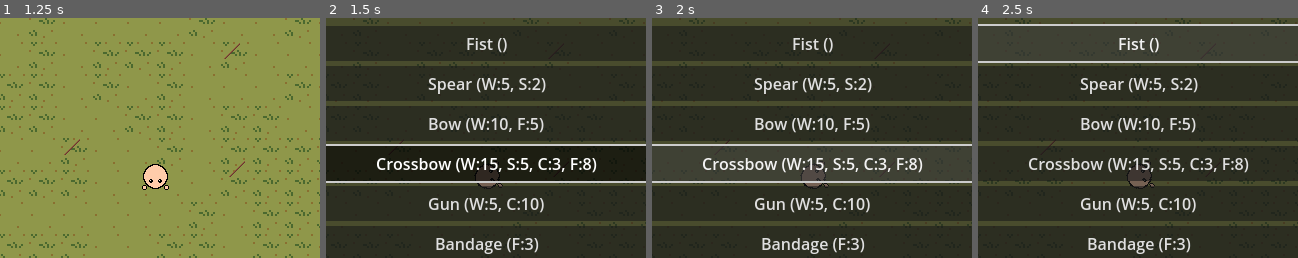
Above: before the commit, frames 1-4 (left to right).
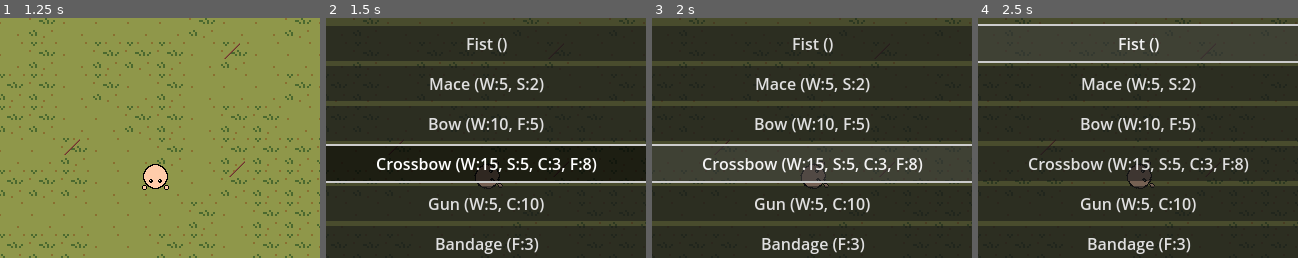
Above: after the commit, the same moments.

Repository: wondertrash/zombwio
Game: Godot game, scene res://startmenu.tscn
Two runs of this game, one before a commit and one after it. Both use one fixed random seed, a clock stepped at 60 frames per second and the inputs below.
Inputs (mouse positions are % of the whole screen's width and height, from its top left):
- Up to frame 1 (1.25 s): click "Play" at 0.5 s
- Up to frame 2 (1.5 s): tap Enter at 1.25 s; move the mouse to (72, 45) at 1.27 s; hold D (right) from 1.28 s (still down); tap C (craft) at 1.35 s; click (72, 45) at 1.42 s
- Up to frame 3 (2 s): keep holding D (right)
- Up to frame 4 (2.5 s): release D (right) at 2 s; click "Fist ()" at 2 s
The pictures show only the part of the screen within x 26-76%, y 17-67%; the shares and areas given below are measured in that part.

Frame 1 is identical in both runs. In frame 2, 1.1% of the frame differs, in the area x 31-69%, y 25-32%; in frame 3, 1.1%; in frame 4, 1.1%.

Commit message:
attack sprites

Diff:
--- a/zombwio/craftingui.gd
+++ b/zombwio/craftingui.gd
@@ -4,7 +4,7 @@
 var is_open: bool = false
 var recipes = {
 	"Fist": {"wood": 0, "stone": 0, "copper": 0, "fiber": 0, "damage": 10, "range": 25, "type": "melee"},
-	"Spear": {"wood": 5, "stone": 2, "copper": 0, "fiber": 0, "damage": 20, "range": 35, "type": "melee"},
+	"Mace": {"wood": 5, "stone": 2, "copper": 0, "fiber": 0, "damage": 20, "range": 35, "type": "melee"},
 	"Bow": {"wood": 10, "stone": 0, "copper": 0, "fiber": 5, "damage": 40, "range": 200, "type": "bow"},
 	"Crossbow": {"wood": 15, "stone": 5, "copper": 3, "fiber": 8, "damage": 60, "range": 250, "type": "crossbow"},
 	"Gun": {"wood": 5, "stone": 0, "copper": 10, "fiber": 0, "damage": 80, "range": 300, "type": "gun"},
@@ -58,19 +58,28 @@
 		player.inventory["copper"] -= recipe["copper"]
 		player.inventory["fiber"] -= recipe["fiber"]
 		if recipe["type"] == "melee" or recipe["type"] == "bow" or recipe["type"] == "gun":
-			player.current_weapon = recipe["type"]
+			if item_name == "Mace":
+				player.current_weapon = "mace"
+			elif item_name == "Bow":
+				player.current_weapon = "bow"
+			elif item_name == "Crossbow":
+				player.current_weapon = "crossbow"
+			elif item_name == "Gun":
+				player.current_weapon = "gun"
+			else:
+				player.current_weapon = "fist"
 			player.attack_damage = recipe["damage"]
 			player.attack_range = recipe["range"]
 		elif recipe["type"] == "heal":
 			if item_name == "Bandage":
 				player.current_health += 60
-			else:
+			elif item_name == "Health Potion":
 				player.current_health += 200
 			player.current_health = clamp(player.current_health, 0, player.max_health)
 		elif recipe["type"] == "armour":
 			if item_name == "Copper Armour":
 				player.max_health += 100
-			else:
+			elif item_name == "Leather Armour":
 				player.max_health += 50
 		panel.modulate = Color(0.5, 1, 0.5)
 		await get_tree().create_timer(0.2).timeout
--- a/zombwio/player.gd
+++ b/zombwio/player.gd
@@ -20,6 +20,13 @@
 var survival_time: float = 0.0
 var is_invincible: bool = false
 var near_campfire: bool = false
+var is_attacking: bool = false
+var attack_sprite: Sprite2D = null
+var idle_sprite: Sprite2D = null
+var mace_sprite: Sprite2D
+var bow_sprite: Sprite2D
+var crossbow_sprite: Sprite2D
+var gun_sprite: Sprite2D
 var campfire_hunger_multiplier: float = 0.2
 var cardinal_direction: Vector2 = Vector2.DOWN
 var speed_multiplier: float = 1.0
@@ -35,6 +42,29 @@
 func _ready():
 	add_to_group("player")
 	current_health = max_health
+	idle_sprite = Sprite2D.new()
+	idle_sprite.texture = load("res://images/player.png")
+	add_child(idle_sprite)
+	attack_sprite = Sprite2D.new()
+	attack_sprite.texture = load("res://images/hands_attack.png")
+	attack_sprite.visible = false
+	add_child(attack_sprite)
+	mace_sprite = Sprite2D.new()
+	mace_sprite.texture = load("res://images/mace.png")
+	mace_sprite.visible = false
+	add_child(mace_sprite)
+	bow_sprite = Sprite2D.new()
+	bow_sprite.texture = load("res://images/bow.png")
+	bow_sprite.visible = false
+	add_child(bow_sprite)
+	crossbow_sprite = Sprite2D.new()
+	crossbow_sprite.texture = load("res://images/crossbow.png")
+	crossbow_sprite.visible = false
+	add_child(crossbow_sprite)
+	gun_sprite = Sprite2D.new()
+	gun_sprite.texture = load("res://images/gun.png")
+	gun_sprite.visible = false
+	add_child(gun_sprite)
 	var map_size = Vector2(5120, 3840)
 	global_position = Vector2(
 		randf_range(16, map_size.x - 16),
@@ -87,9 +117,22 @@
 		_perform_attack()
 func _perform_attack():
 	can_attack = false
-	if current_weapon == "bow" or current_weapon == "crossbow" or current_weapon == "gun":
+	is_attacking = true
+	idle_sprite.visible = false
+	if current_weapon == "gun":
+		gun_sprite.visible = true
 		shoot_projectile()
+	elif current_weapon == "crossbow":
+		crossbow_sprite.visible = true
+		shoot_projectile()
+	elif current_weapon == "bow":
+		bow_sprite.visible = true
+		shoot_projectile()
+	elif current_weapon == "mace":
+		mace_sprite.visible = true
+		melee_attack()
 	else:
+		attack_sprite.visible = true
 		melee_attack()
 	var cooldown = 0.5
 	if current_weapon == "bow" or current_weapon == "crossbow":
@@ -97,6 +140,13 @@
 	elif current_weapon == "gun":
 		cooldown = 1.6
 	await get_tree().create_timer(cooldown).timeout
+	is_attacking = false
+	attack_sprite.visible = false
+	mace_sprite.visible = false
+	bow_sprite.visible = false
+	crossbow_sprite.visible = false
+	gun_sprite.visible = false
+	idle_sprite.visible = true
 	can_attack = true
 func take_damage(amount: float):
 	if is_invincible:
@@ -148,12 +198,15 @@
 	projectile.direction = global_position.direction_to(get_global_mouse_position())
 	projectile.rotation = projectile.direction.angle()
 	if current_weapon == "gun":
+		gun_sprite.visible = true
 		projectile.projectile_type = "bullet"
 		projectile.damage = 80
 	elif current_weapon == "crossbow":
+		crossbow_sprite.visible = true
 		projectile.projectile_type = "bolt"
 		projectile.damage = 50
 	elif current_weapon == "bow":
+		bow_sprite.visible = true
 		projectile.projectile_type = "arrow"
 		projectile.damage = 40
 	get_parent().add_child(projectile)
@@ -162,4 +215,4 @@
 	current_health = clamp(current_health, 0, max_health)
 func set_near_campfire(value: bool):
 	near_campfire = value
-#add attack anims and states
+#arch for melee weapons
--- a/zombwio/player.tscn
+++ b/zombwio/player.tscn
@@ -1,8 +1,6 @@
-[gd_scene load_steps=5 format=3 uid="uid://deufn2gdbfua0"]
+[gd_scene load_steps=3 format=3 uid="uid://deufn2gdbfua0"]
 
-[ext_resource type="Texture2D" uid="uid://cun0btsh8b1cc" path="res://images/player.png" id="1_4flbx"]
 [ext_resource type="Script" uid="uid://wxlab5jbqjtu" path="res://player.gd" id="1_onrkg"]
-[ext_resource type="Texture2D" uid="uid://dwn62x71b6bkj" path="res://images/hands.png" id="3_i3pqv"]
 
 [sub_resource type="CircleShape2D" id="CircleShape2D_sh265"]
 radius = 11.0
@@ -13,9 +11,3 @@
 
 [node name="CollisionShape2D" type="CollisionShape2D" parent="."]
 shape = SubResource("CircleShape2D_sh265")
-
-[node name="body" type="Sprite2D" parent="."]
-texture = ExtResource("1_4flbx")
-
-[node name="hands" type="Sprite2D" parent="."]
-texture = ExtResource("3_i3pqv")
Binary file added: zombwio/images/bow.png
Not shown, added: zombwio/images/bow.png.import
Binary file added: zombwio/images/crossbow.png
Not shown, added: zombwio/images/crossbow.png.import
Binary file added: zombwio/images/gun.png
Not shown, added: zombwio/images/gun.png.import
Binary file added: zombwio/images/hands_attack.png
Not shown, added: zombwio/images/hands_attack.png.import
Binary file added: zombwio/images/mace.png
Not shown, added: zombwio/images/mace.png.import
Binary file changed: zombwio/images/player.png
Binary file added: zombwio/images/zombiehands_attack.png
(and 1 more such lines)
